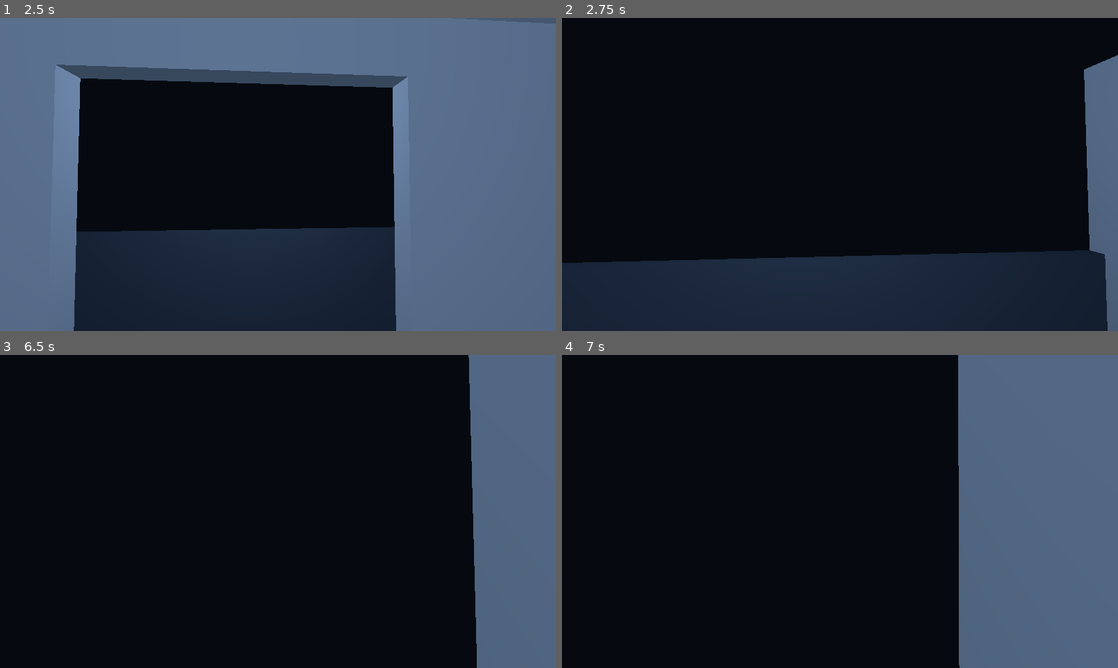
Above: before the commit, frames 1-4 (two rows, left to right).
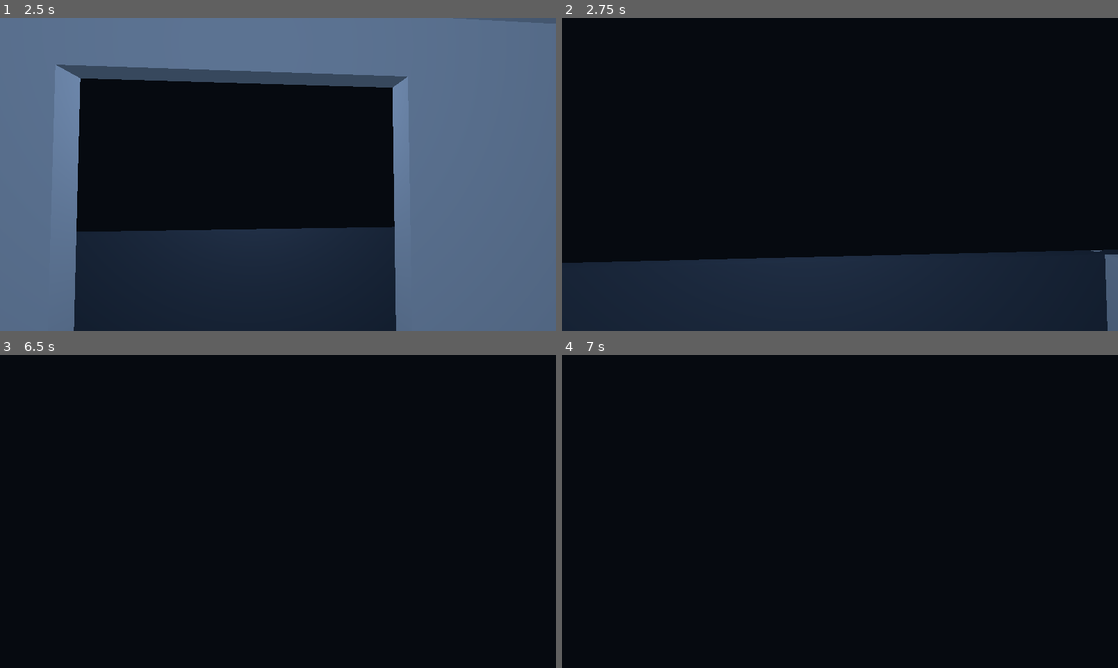
Above: after the commit, the same moments.

Repository: user-sato/tonari_no_heya
Game: Godot game, scene res://scenes/game_root.tscn
Same seed, same stepped clock (60 frames per second), same inputs: the game is played once before the commit and once after it.
Inputs (mouse positions are in pixels of both pictures, inside the frame that each line leads up to):
- Up to frame 1 (2.5 s): tap Enter at 0.5 s; move the mouse to (305, 174) at 0.52 s; hold W (move_forward) from 0.53 s (still down); move the mouse to (250, 174) at 1.27 s; move the mouse to (289, 168) at 2.02 s
- Up to frame 2 (2.75 s): keep holding W (move_forward)
- Up to frame 3 (6.5 s): move the mouse to (272, 517) at 2.77 s; tap Space at 3.5, 5 s; move the mouse to (316, 514) at 3.52 s; tap Enter at 4.25, 5.75 s; move the mouse to (233, 508) at 4.27 s; move the mouse to (283, 511) at 5.02 s; move the mouse to (255, 505) at 5.77 s; release W (move_forward) at 5.78 s; hold D (move_right) from 5.78 s (still down)
- Up to frame 4 (7 s): move the mouse to (867, 511) at 6.52 s; release D (move_right) at 6.53 s; hold W (move_forward) from 6.53 s (still down)

Frame 1 is identical in both runs. In frame 2, 3.4% of the frame differs, in the area x 93-100%, y 11-76%; in frame 3, 15%; in frame 4, 29%, in the area x 71-100%, y 0-100%.

Commit message:
Fix M0 balcony sightline and ambient light

Diff:
--- a/scenes/levels/apartment_floor.tscn
+++ b/scenes/levels/apartment_floor.tscn
@@ -28,7 +28,7 @@
 [sub_resource type="Environment" id="Night"]
 background_mode = 1
 background_color = Color(0.025, 0.04, 0.065, 1)
-ambient_light_source = 3
+ambient_light_source = 2
 ambient_light_color = Color(0.52, 0.62, 0.76, 1)
 ambient_light_energy = 0.55
 
@@ -210,8 +210,8 @@
 use_collision = true
 
 [node name="Partition202" type="CSGBox3D" parent="Balcony203"]
-position = Vector3(-2.06, 1.2, 6.55)
-size = Vector3(0.08, 2.4, 1.1)
+position = Vector3(-2.06, 0.55, 6.55)
+size = Vector3(0.08, 1.1, 1.1)
 material = SubResource("Wall")
 use_collision = true
 
